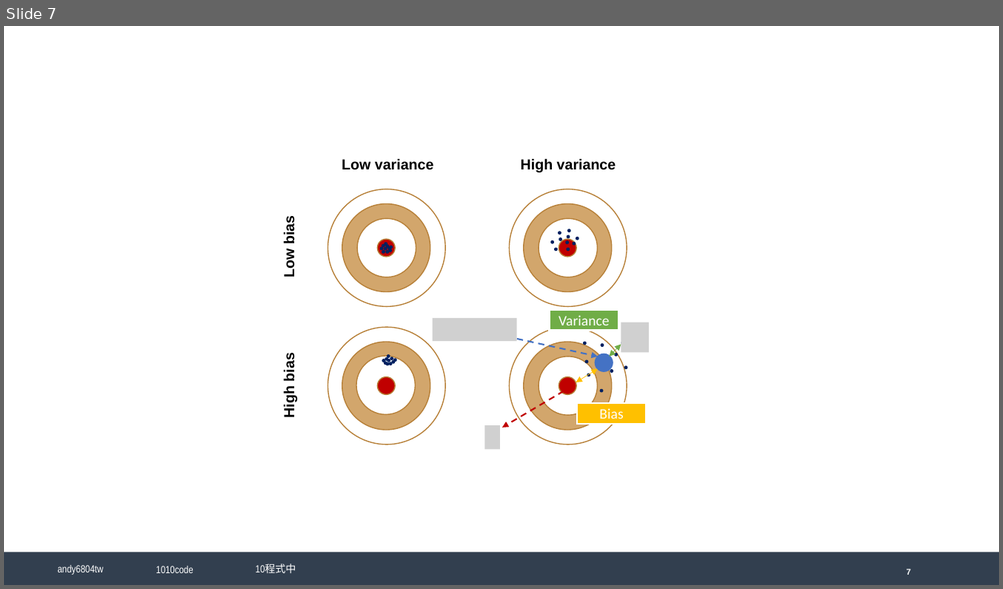
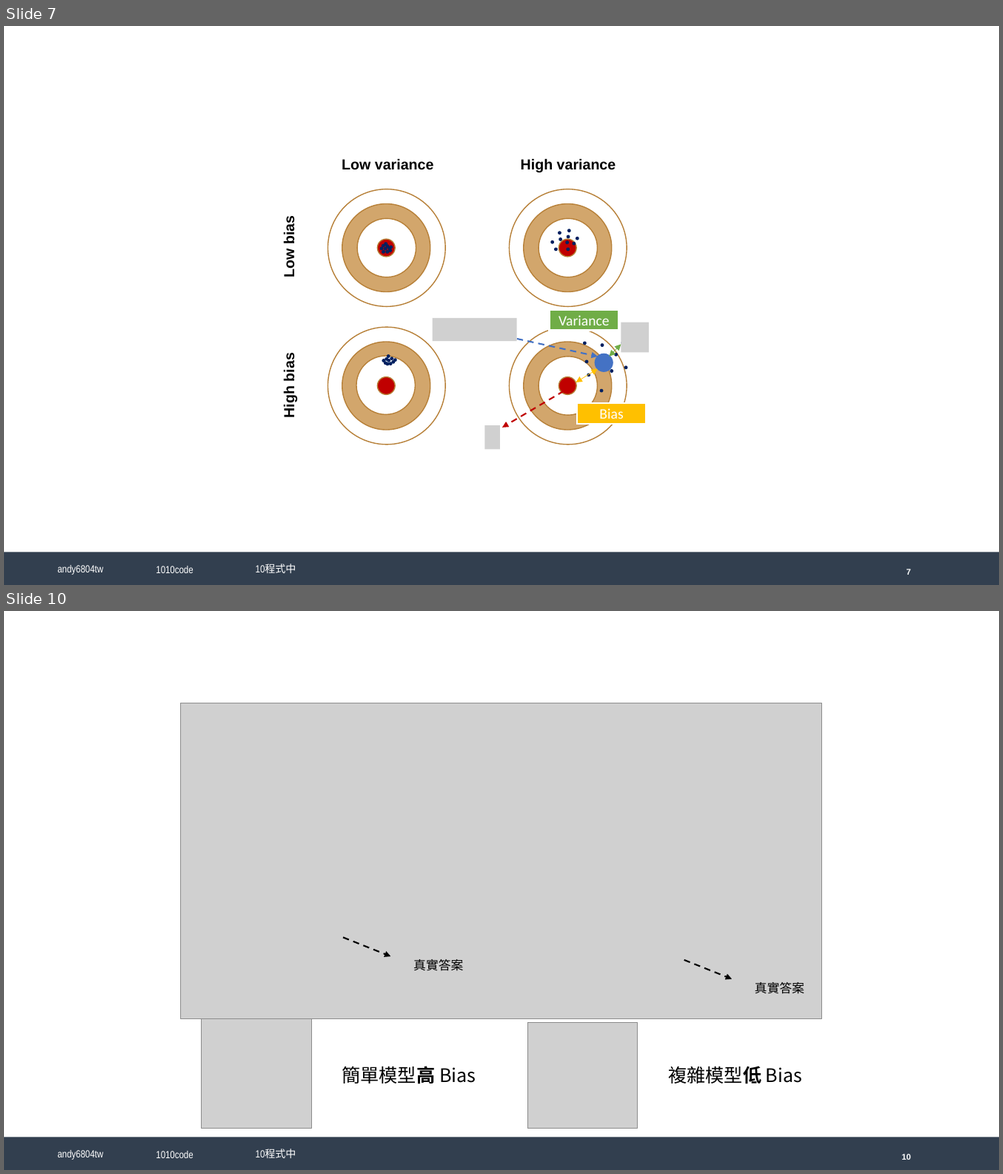
Before and after one commit to andy6804tw/crazyai-dl, a slide deck: docs/material/Deep Learning.pptx. Shown one above the other, each under a label of ours: slide 7 before the commit, slides 7 and 10 after it; the slides between them are not shown. The pictures are 1003x589 and 1003x1174 pixels, drawn with LibreOffice and Linux fonts; fonts in the diff are those of the drawing; grey boxes stand for pictures; background and template pictures are left out. Boxes give left, top, right and bottom in pixels: in the first picture for what was removed or moved away, otherwise in the second. Text is boxed around its words. In the diff, an @@ line names an element or a change of style, - is before the commit and + after.

```diff
--- a/docs/material/Deep Learning.pptx
+++ b/docs/material/Deep Learning.pptx
@@ slide 10 added at [4, 611, 999, 1170], background #FFFFFF; not listed: 5 template elements that a slide beside it also shows @@
@@ picture added at [181, 703, 822, 1020] @@
@@ arrow added from (343, 938) to (390, 957), #000000 1.5 pt dashed @@
@@ picture added at [390, 948, 405, 971] @@
@@ text added at [413, 960, 463, 971], 12 pt, text #000000 @@
+真實答案
@@ arrow added from (684, 960) to (731, 980), #000000 1.5 pt dashed @@
@@ picture added at [731, 970, 746, 994] @@
@@ text added at [754, 982, 804, 994], 12 pt, text #000000 @@
+真實答案
@@ picture added at [201, 1019, 311, 1129] @@
@@ picture added at [527, 1023, 637, 1129] @@
@@ text added at [341, 1066, 475, 1085], 18 pt, text #000000 @@
+簡單模型高 Bias
@@ text added at [668, 1066, 802, 1085], 18 pt, text #000000 @@
+複雜模型低 Bias
```
Also in this commit, not shown: 5 other slides added, 1 slide removed, 10 other files.
